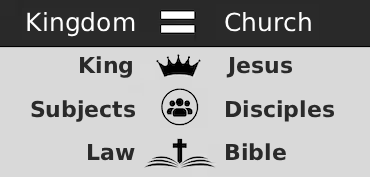
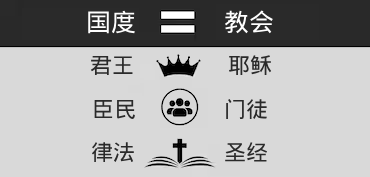
Layer changes from the first 370px x 177px image to the second:
renamed "Kingdom" to "国度", painted on it over (27, 10, 135, 37)
renamed "Church" to "教会", painted on it over (225, 10, 311, 34)
painted on "King" over (80, 56, 133, 78)
renamed "Jesus" to "耶稣", painted on it over (226, 55, 292, 78)
painted on "Subjects" over (31, 100, 135, 122)
painted on "Disciples" over (226, 99, 334, 122)
painted on "Law" over (88, 142, 135, 162)
painted on "Bible" over (225, 142, 286, 162)
